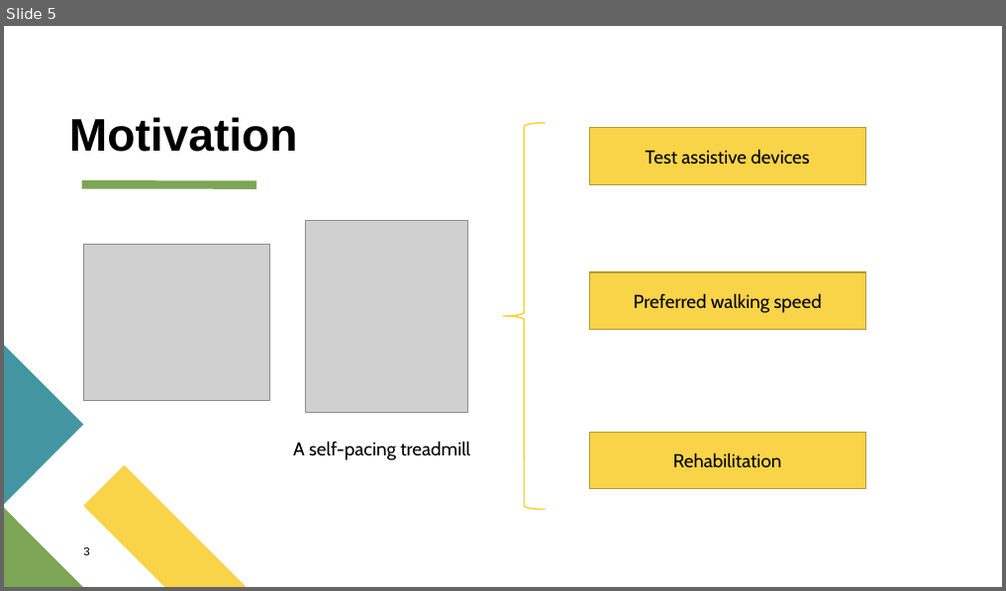
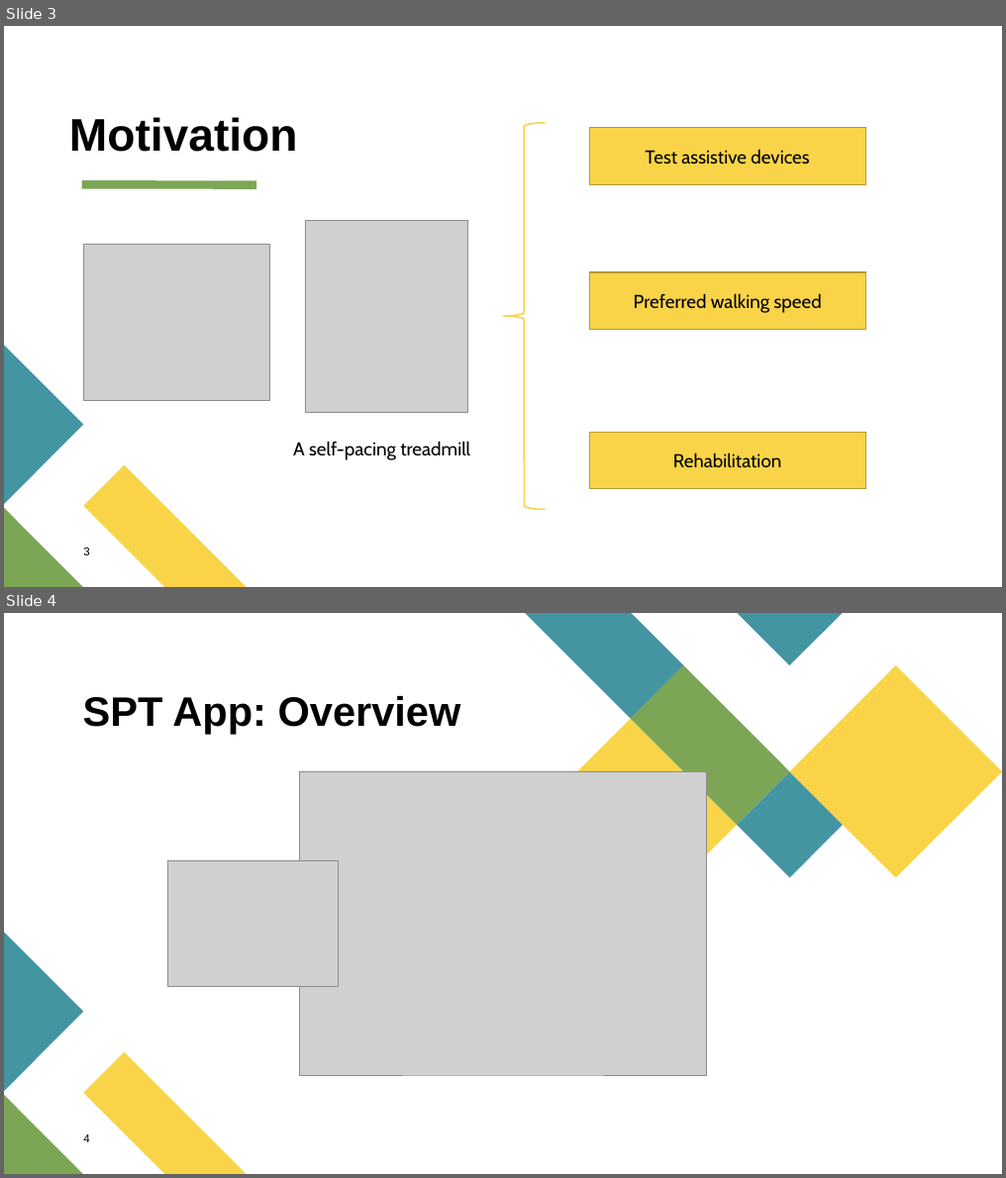
Before and after one commit to PingpingL/MATLAB_APP_on_treadmill_control_and_self-pacing_algorithm_implementation, a slide deck: spring_presentation.pptx. Shown one above the other, each under a label of ours: slide 5 before the commit, slides 3 and 4 after it. The pictures are 1006x591 and 1006x1178 pixels, drawn with LibreOffice and Linux fonts; fonts in the diff are those of the drawing; grey boxes stand for pictures. Boxes give left, top, right and bottom in pixels: in the first picture for what was removed or moved away, otherwise in the second. Text is boxed around its words. In the diff, an @@ line names an element or a change of style, - is before the commit and + after.

```diff
--- a/spring_presentation.pptx
+++ b/spring_presentation.pptx
@@ slide 4 added at box(4, 613, 1002, 1174), background #FFFFFF; not listed: 3 template elements that a slide beside it also shows @@
@@ group added at box(525, 613, 1002, 878): 5 freeform shapes @@
@@ title added at box(83, 696, 461, 734), 39.6 pt, text #000000, bold @@
+SPT App: Overview
@@ line added from (82, 771) to (257, 771), #FFFFFF 8 pt @@
@@ picture added at box(300, 772, 707, 1075) @@
@@ picture added at box(168, 861, 339, 987) @@
@@ text added at box(83, 1135, 89, 1143), 11 pt, text #000000 @@
+4
@@ what was slide 5 is now slide 3 @@
```
Also in this commit, not shown: 7 slides changed, 7 other slides added, 13 slides removed.
